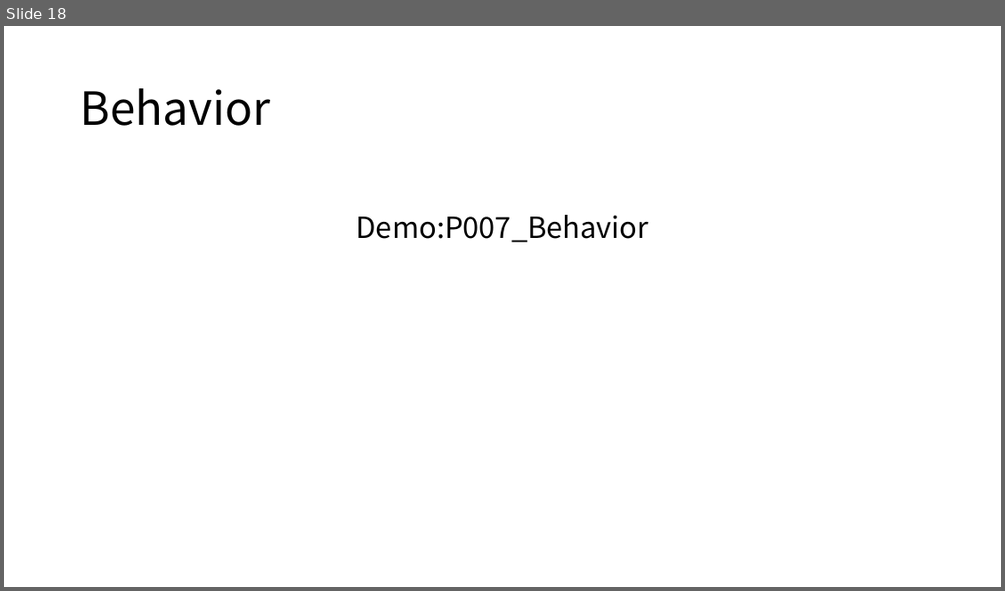
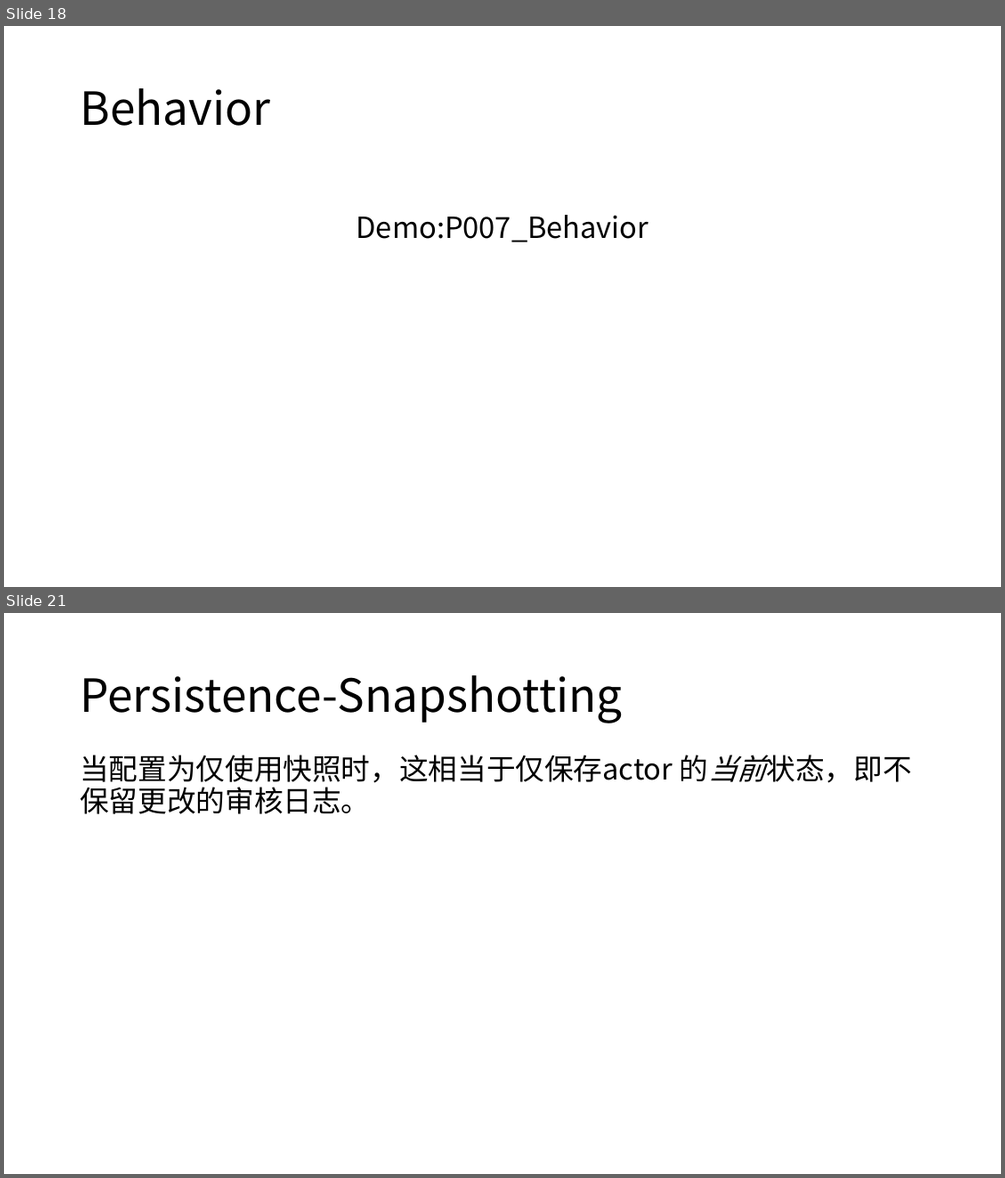
Before and after one commit to axzxs2001/ProtoActorSample, a slide deck: ProtoActorSample/Proto.Actor.pptx. Shown one above the other, each under a label of ours: slide 18 before the commit, slides 18 and 21 after it; the slides between them are not shown. The pictures are 1005x591 and 1005x1178 pixels, drawn with LibreOffice and Linux fonts; fonts in the diff are those of the drawing. Boxes give left, top, right and bottom in pixels: in the first picture for what was removed or moved away, otherwise in the second. Text is boxed around its words. In the diff, an @@ line names an element or a change of style, - is before the commit and + after.

```diff
--- a/ProtoActorSample/Proto.Actor.pptx
+++ b/ProtoActorSample/Proto.Actor.pptx
@@ slide 21 added at box(4, 613, 1001, 1174), background #FFFFFF @@
@@ title added at box(80, 675, 622, 723), 44 pt, text #000000 @@
+Persistence-Snapshotting
@@ text added at box(80, 755, 912, 814), 28 pt, text #000000 @@
+当配置为仅使用快照时，这相当于仅保存actor 的当前状态，即不保留更改的审核日志。
```
Also in this commit, not shown: 6 other slides added, 3 other files.
